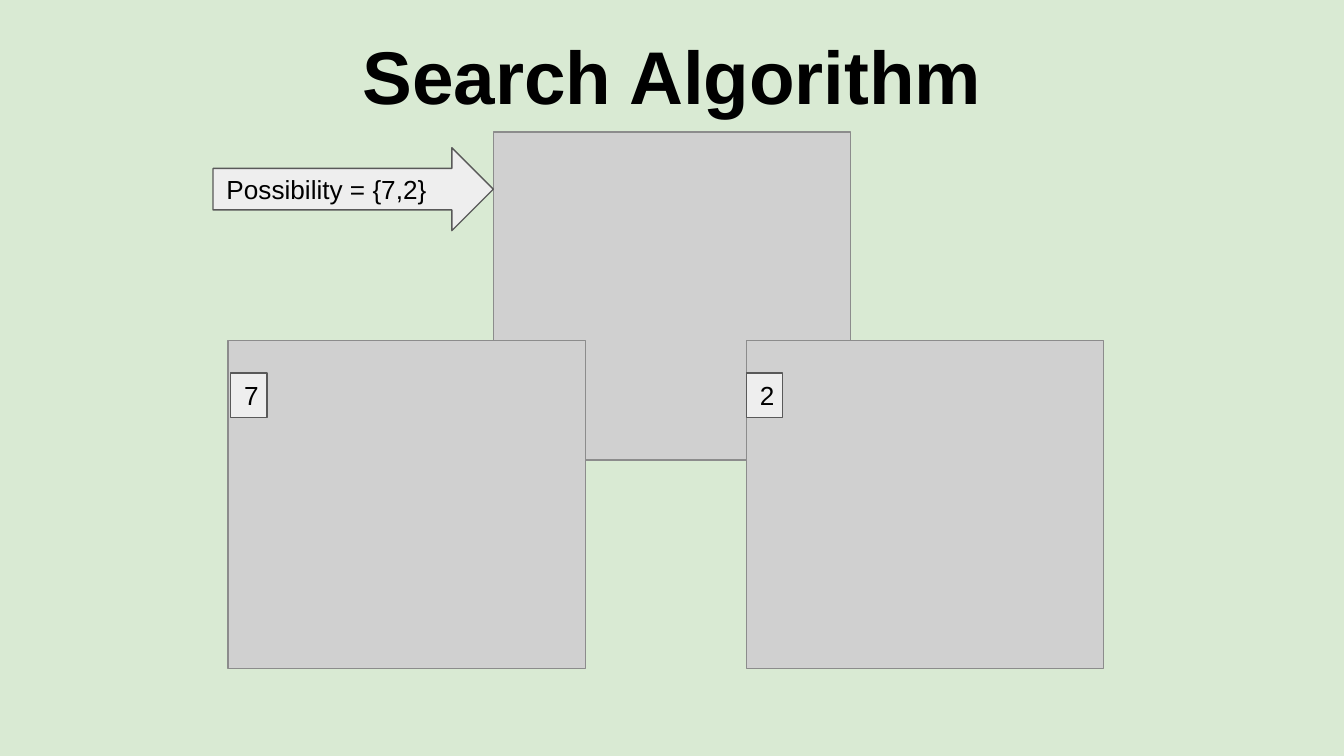
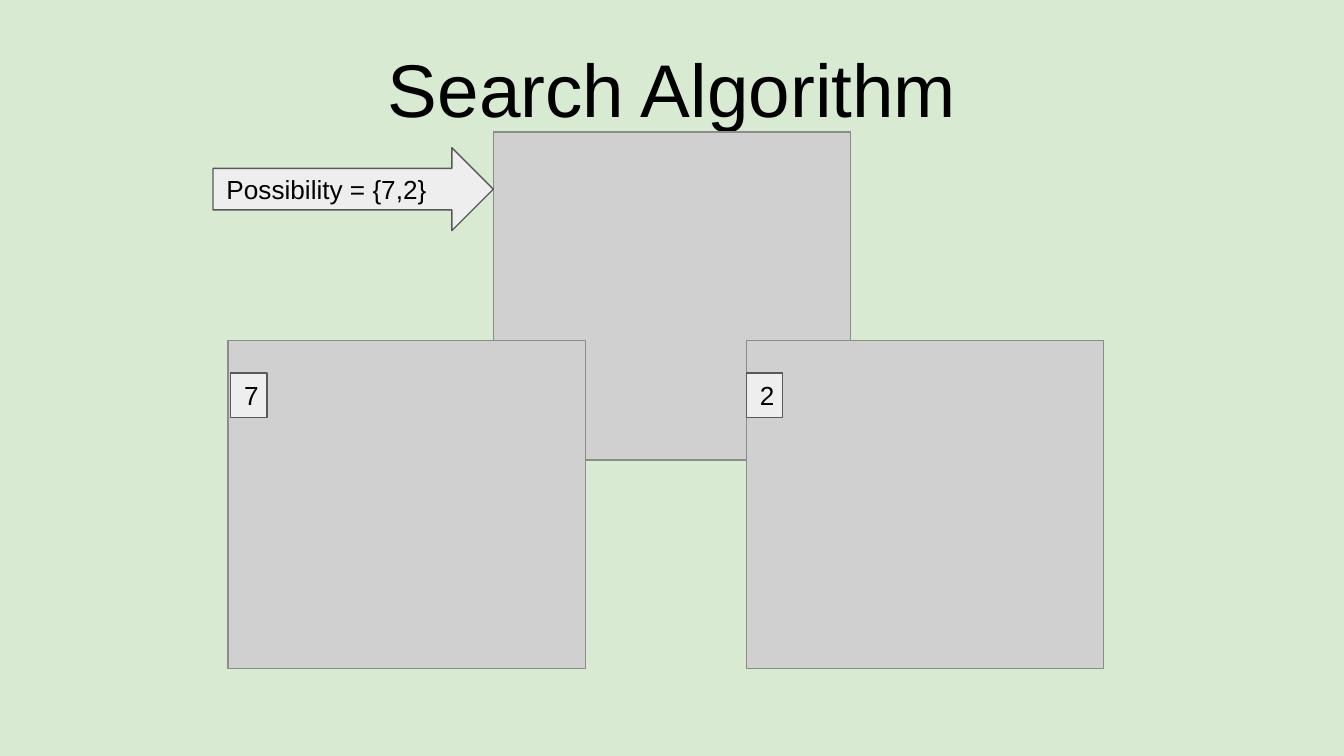
Before and after one commit to jcushing1/Example-Projects, a slide deck: slide 11 of sudoku.pptx. Drawn at 1344x756 pixels with LibreOffice and Linux fonts; fonts in the diff are those of the drawing; grey boxes stand for pictures. Boxes give left, top, right and bottom in pixels: in the first picture for what was removed or moved away, otherwise in the second. Text is boxed around its words. In the diff, an @@ line names an element or a change of style, - is before the commit and + after.

```diff
--- a/sudoku.pptx
+++ b/sudoku.pptx
@@ title "Search Algorithm" at <box>388,63,956,131</box>: bold off @@
```
Also in this commit, not shown: 18 other slides changed.
